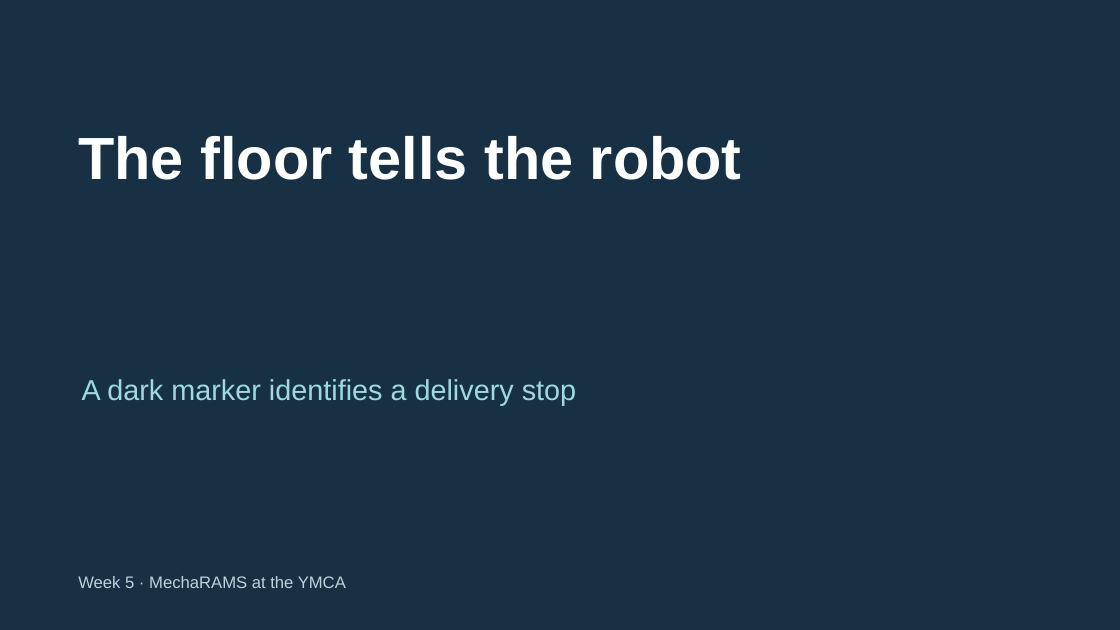
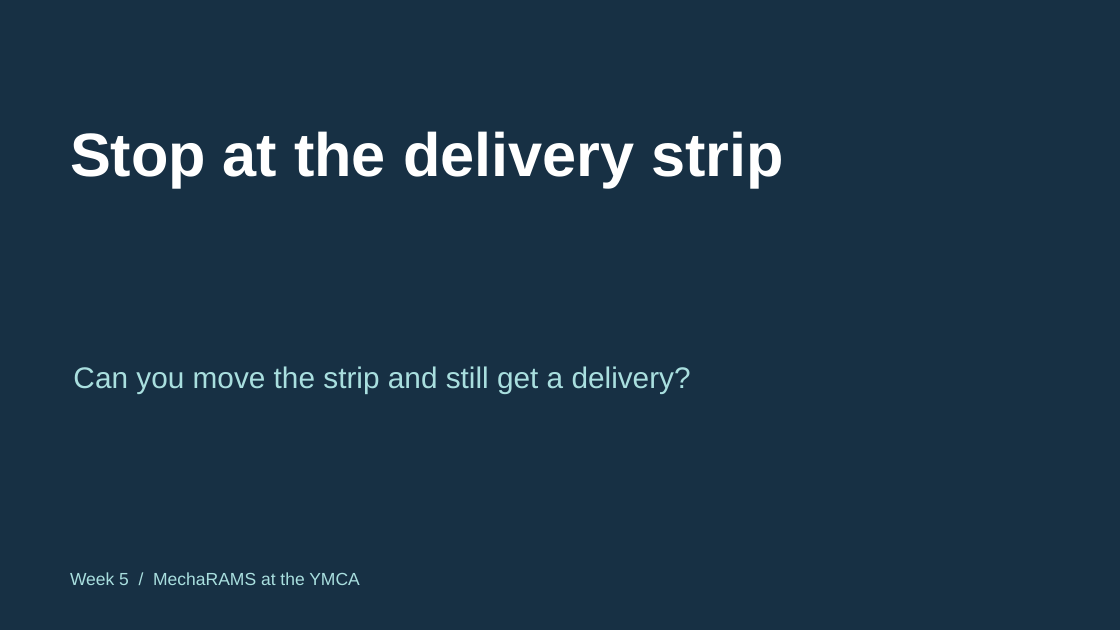
Before and after one commit to FRC999/YMCA-SPIKE-education, a slide deck: slide 1 of 03_Presentations/W05_marker.pptx. Drawn at 1120x630 pixels with LibreOffice and Linux fonts; fonts in the diff are those of the drawing. Boxes give left, top, right and bottom in pixels: in the first picture for what was removed or moved away, otherwise in the second. Text is boxed around its words. In the diff, an @@ line names an element or a change of style, - is before the commit and + after.

Commit message:
Update mentor decks for the Week 4 and 5 printable fields

```diff
--- a/03_Presentations/W05_marker.pptx
+++ b/03_Presentations/W05_marker.pptx
@@ text at [70,131,784,187]: text changed; size 51 to 52.5 pt @@
-The floor tells the robot
+Stop at the delivery strip
@@ text at [73,366,691,394]: text changed; size 24.8 to 25.5 pt; text colour #9DDADD to #A9DFDF @@
-A dark marker identifies a delivery stop
+Can you move the strip and still get a delivery?
@@ text at [70,572,359,585]: text changed; size 14.2 to 15 pt; text colour #B9D4DC to #A9DFDF @@
-Week 5 · MechaRAMS at the YMCA
+Week 5 / MechaRAMS at the YMCA
```
Also in this commit, not shown: 5 slides added, 5 slides removed, 17 other files.
